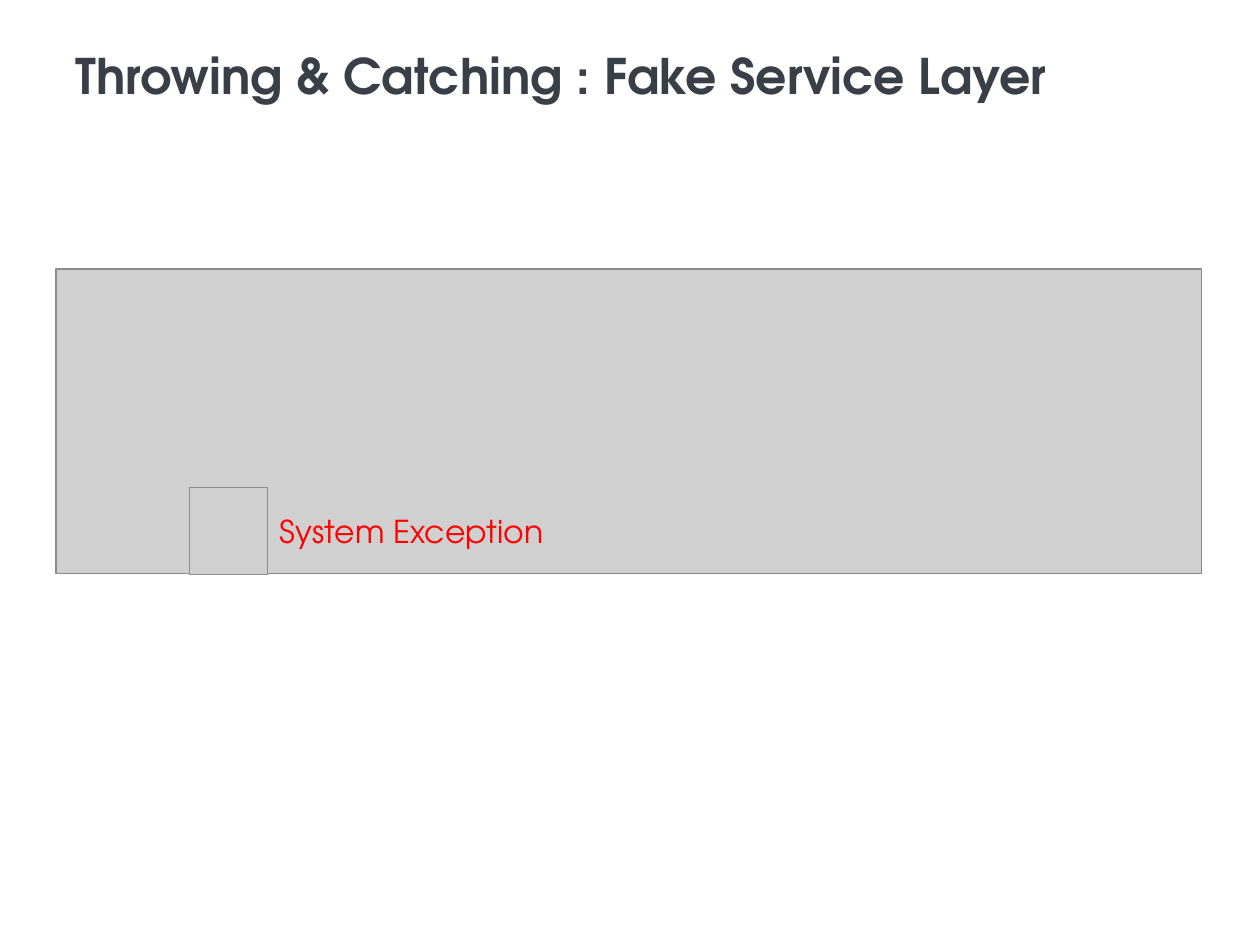
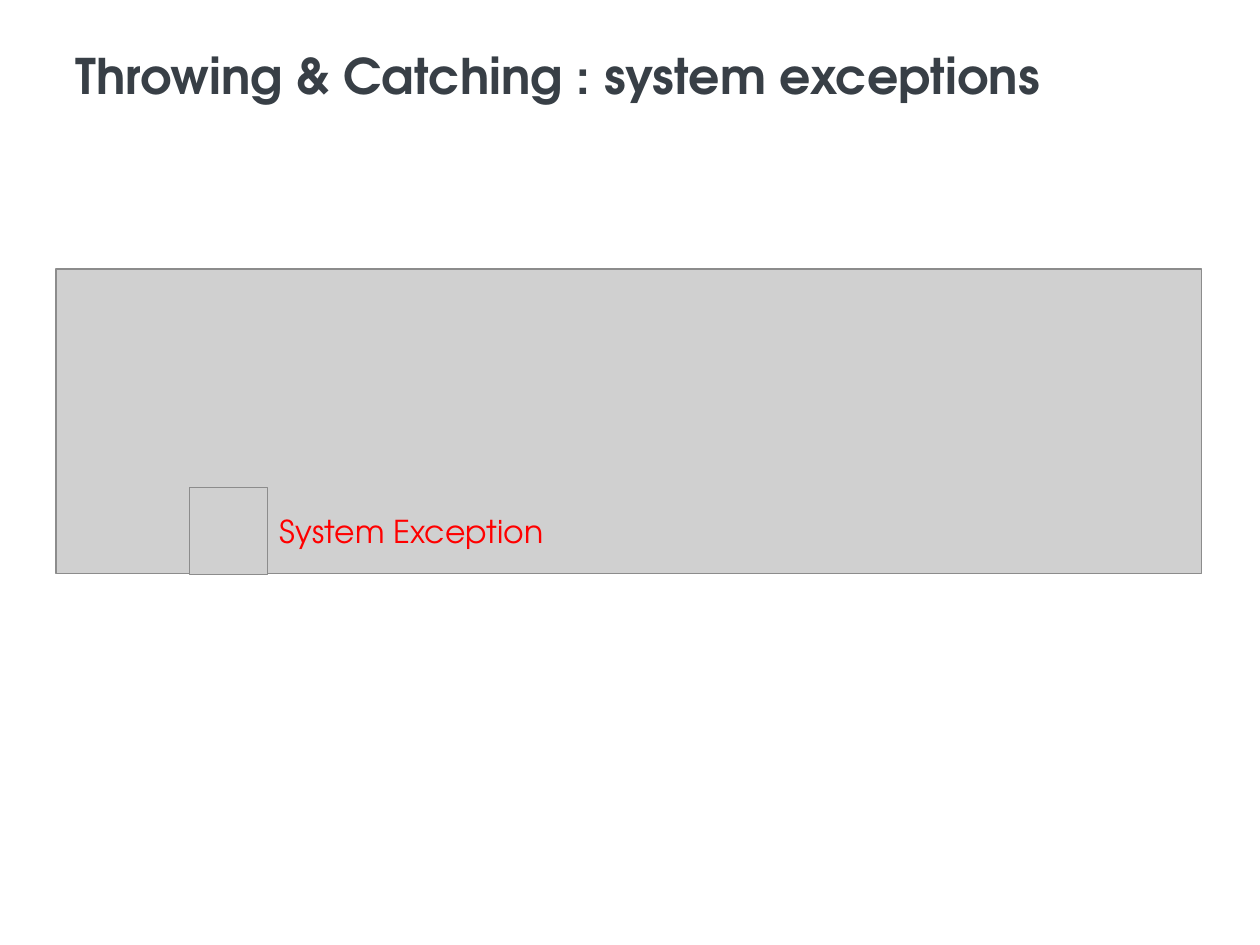
Before and after one commit to BlueInt32/prez_error_handling, a slide deck: slide 40 of Error Handling presentation.pptx (slide 36 before the commit). Drawn at 1260x945 pixels with LibreOffice and Linux fonts; fonts in the diff are those of the drawing; grey boxes stand for pictures; background and template pictures are left out. Boxes give left, top, right and bottom in pixels: in the first picture for what was removed or moved away, otherwise in the second. Text is boxed around its words. In the diff, an @@ line names an element or a change of style, - is before the commit and + after.

```diff
--- a/Error Handling presentation.pptx
+++ b/Error Handling presentation.pptx
@@ title at <box>76,56,1040,105</box>: text changed @@
-Throwing & Catching : Fake Service Layer
+Throwing & Catching : system exceptions
```
Also in this commit, not shown: 36 other slides changed, 4 slides added, 6 other files.
